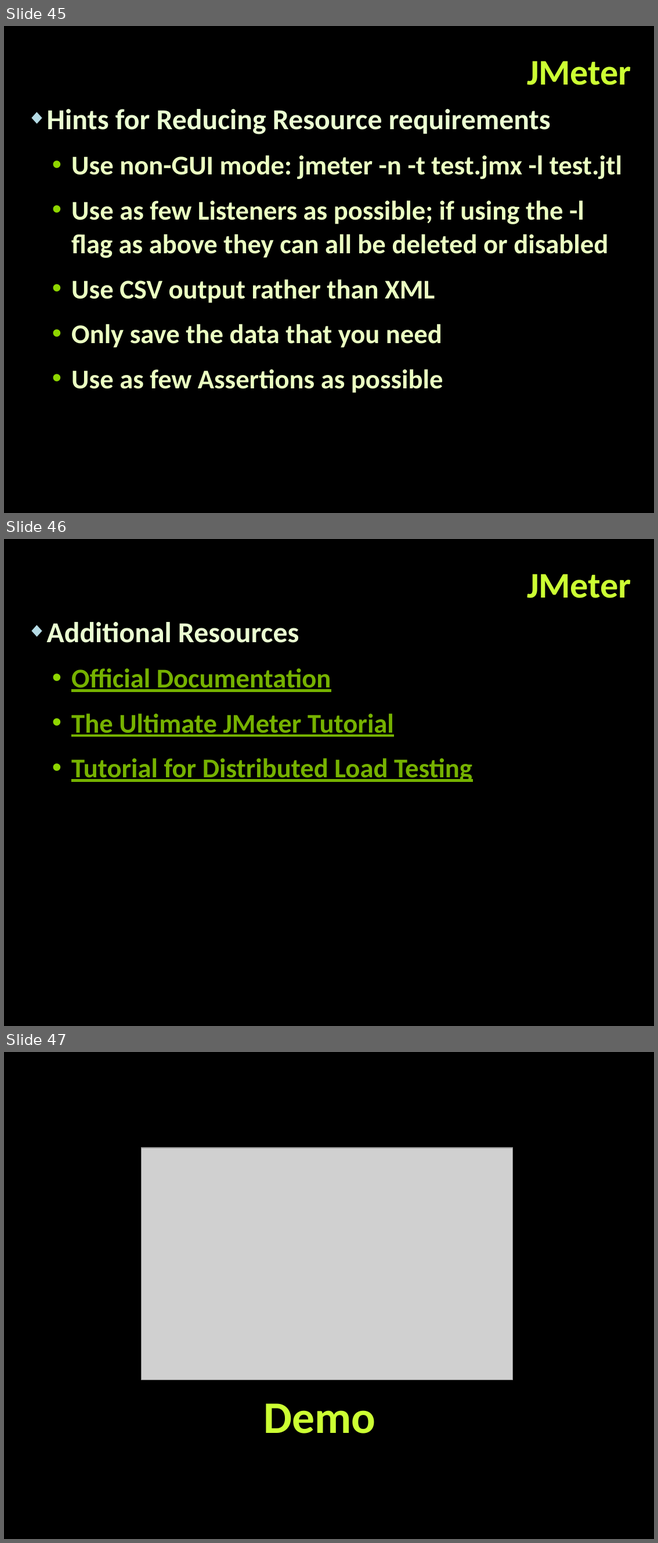
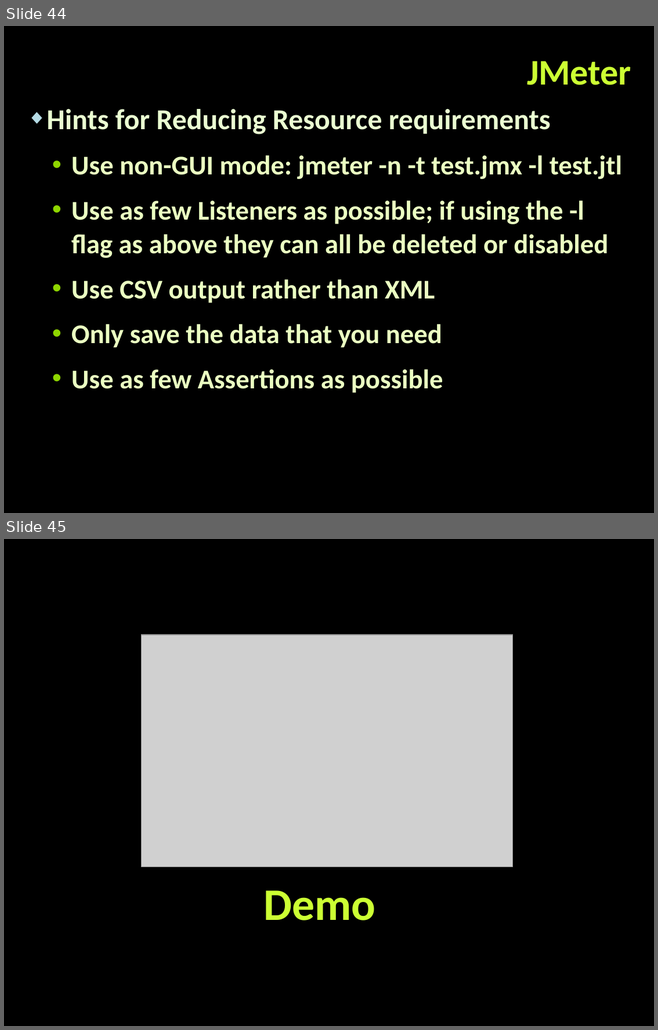
Before and after one commit to TelerikAcademy/QA-Academy, a slide deck: 29. Web Services - Performance testing/Web Services - Performance testing.pptx. Shown one above the other, each under a label of ours: slides 45, 46 and 47 before the commit, slides 44 and 45 after it. The pictures are 658x1543 and 658x1030 pixels, drawn with LibreOffice and Linux fonts; fonts in the diff are those of the drawing; grey boxes stand for pictures; background and template pictures are left out. Boxes give left, top, right and bottom in pixels: in the first picture for what was removed or moved away, otherwise in the second. Text is boxed around its words. In the diff, an @@ line names an element or a change of style, - is before the commit and + after.

```diff
--- a/29. Web Services - Performance testing/Web Services - Performance testing.pptx
+++ b/29. Web Services - Performance testing/Web Services - Performance testing.pptx
@@ slide 46 removed at bbox=[4, 539, 654, 1026], background picture (left out) @@
@@ text removed at bbox=[527, 574, 631, 598] @@
-JMeter
@@ text removed at bbox=[47, 622, 472, 782] @@
-◆ Additional Resources
-  • Official Documentation
-  • The Ultimate JMeter Tutorial
-  • Tutorial for Distributed Load Testing
@@ what was slide 45 is now slide 44 @@
@@ what was slide 47 is now slide 45 @@
```
Also in this commit, not shown: 6 slides changed, 1 slide added, 2 other slides removed.
